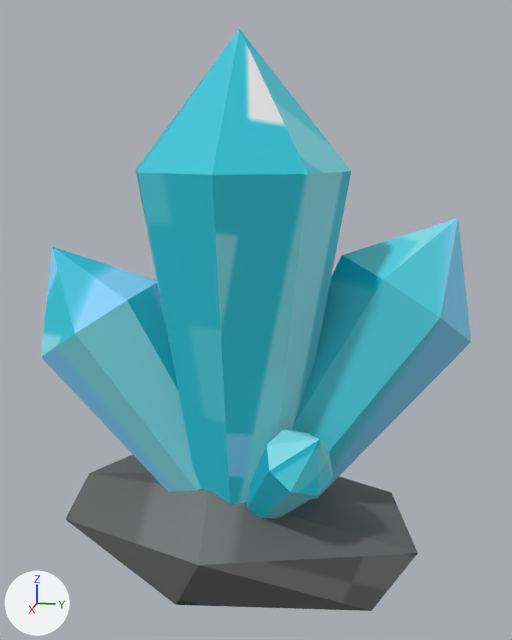
The glTF model Test/Resources/LightObject/Crystal.gltf: old version first, new version second.
The view is the same before and after, from a 50 mm camera at (9.22, 1.92, 3.14) aimed at (-0.13, 0.05, 0.8). Lighting does not change. The marker at lower left points along +X, +Y and +Z. The first picture is the older version.

The first picture shows 'Crystal'.
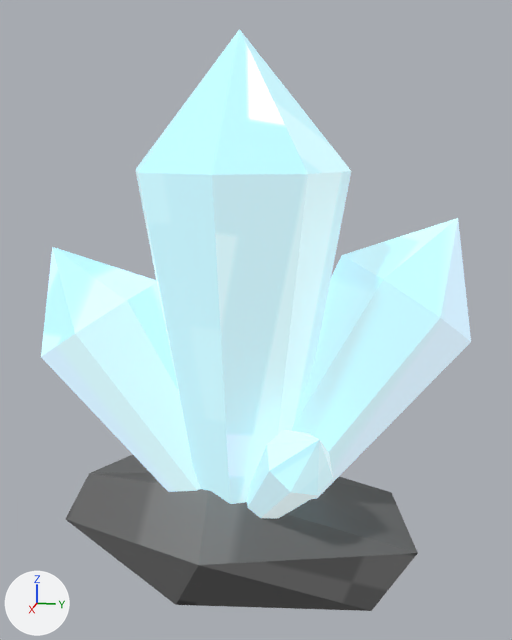
Edits to the bpy script that builds the scene:
```text
Add img_crystalemi:
    img_crystalemi = load_image('crystalEmi', 'crystalEmi.png', 320, 320, 'sRGB')
Change mat_crystal:
    where n0 = _N.new('ShaderNodeBsdfPrincipled'); n0.name = 'Principled BSDF'
    add n0.inputs[28].default_value = 0.5  # 'Emission Strength'
    where n2 = _N.new('ShaderNodeTexImage'); n2.name = 'Image Texture'
    n2.image: img_crystal -> img_crystalemi
    add n3 = _N.new('ShaderNodeTexImage'); n3.name = 'Image Texture.001'
    add n3.image = img_crystal
    remove _L.new(n2.outputs[0], n0.inputs[0])  # 'Color' to 'Base Color'
    add _L.new(n2.outputs[0], n0.inputs[27])  # 'Color' to 'Emission Color'
    add _L.new(n3.outputs[0], n0.inputs[0])  # 'Color' to 'Base Color'
```

Where the change shows, as pixel boxes [x1, y1, x2, y2] in the pictures (512 x 640 px):
'Crystal', surface changed (lighter): [41, 29, 471, 546] in both
